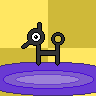
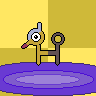
Comparing the layer stacks of the two 96 x 96 images. Changes:
added group "Shiny" with 4 layers above "Group" over [22, 23, 64, 65]
added layer "Back" in group "Shiny" over [22, 23, 64, 65]
added layer "Front" in group "Shiny" over [22, 23, 64, 65]
added layer "Head" in group "Shiny" over [22, 23, 64, 65]
added layer "Nose" in group "Shiny" over [22, 23, 64, 65]
painted on "Spare" over [22, 23, 64, 65]